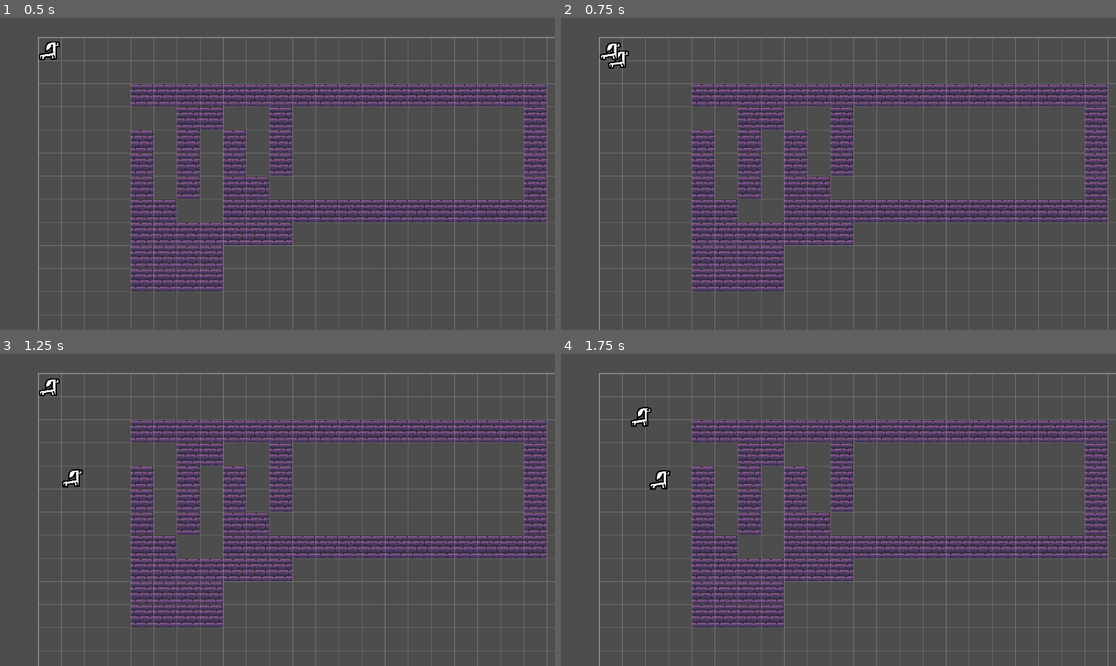
Above: before the commit, frames 1-4 (two rows, left to right).
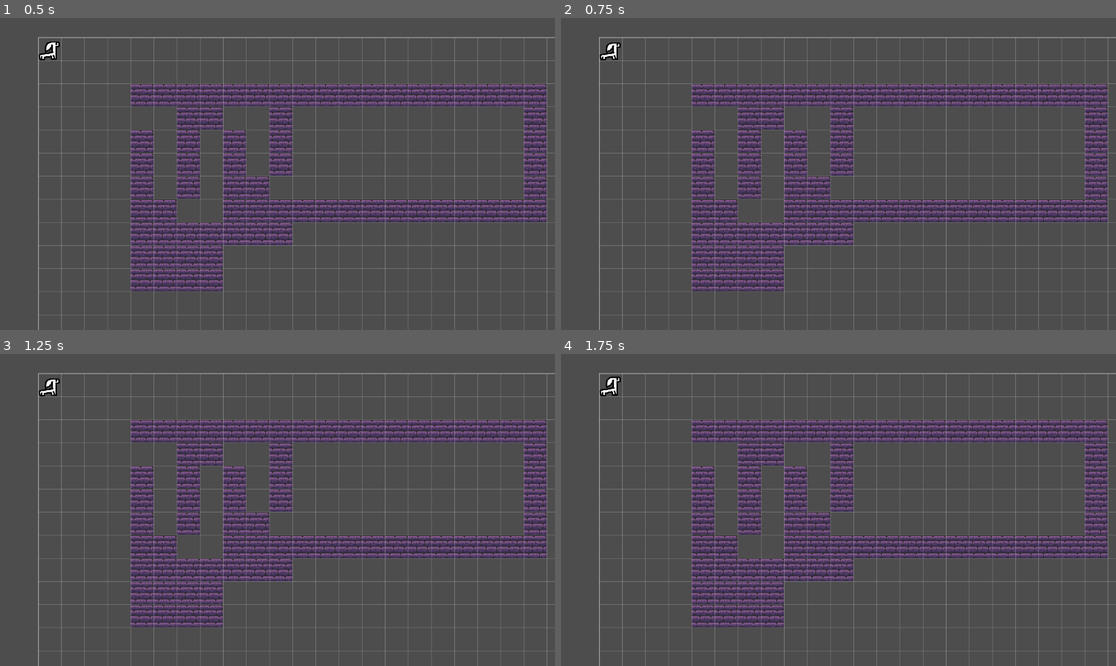
Above: after the commit, the same moments.

Repository: Blueflowerss/vpet-tempname
Game: Godot game, scene res://root.tscn
Two runs of this game, one before a commit and one after it. Both use one fixed random seed, a clock stepped at 60 frames per second and the inputs below.
Inputs (mouse positions are in pixels of both pictures, inside the frame that each line leads up to):
- Up to frame 1 (0.5 s): no input
- Up to frame 2 (0.75 s): move the mouse to (960, 158) at 0.52 s; press the mouse at (960, 158) at 0.53 s
- Up to frame 3 (1.25 s): no input
- Up to frame 4 (1.75 s): move the mouse to (727, 525) at 1.27 s; release the mouse at (727, 525) at 1.28 s; click (727, 525) at 1.35 s

Frame 1 is identical in both runs. In frame 2, 0.1% of the frame differs, in the area x 8-13%, y 10-17%; in frame 3, 0.1%; in frame 4, 0.4%, in the area x 6-20%, y 7-44%.

Commit message:
add rudimentary unit selection and ordering stuff

Diff:
--- a/critter.gd
+++ b/critter.gd
@@ -19,6 +19,8 @@
 signal facing_left;
 signal facing_right;
 signal position_changed;
+signal selected;
+signal unselected;
 
 func set_state(state: BaseState.ACT) -> void:
 	assert(assigned_states.has(state),"entity doesn't have state node: "+BaseState.ACT.keys()[state])
--- a/critter.tscn
+++ b/critter.tscn
@@ -1,12 +1,14 @@
-[gd_scene load_steps=12 format=3 uid="uid://do7gg7hroa4mi"]
+[gd_scene load_steps=14 format=3 uid="uid://do7gg7hroa4mi"]
 
 [ext_resource type="Script" uid="uid://cjl1bs5857s6j" path="res://critter.gd" id="1_ydhak"]
 [ext_resource type="Texture2D" uid="uid://h4nxmt7jh1j1" path="res://graphics/critter1-back.png" id="2_l11x4"]
 [ext_resource type="Texture2D" uid="uid://dcx3um5kqdui8" path="res://graphics/critter1.png" id="3_c2etd"]
 [ext_resource type="Script" uid="uid://cooxdgdg2oy4v" path="res://critter_animated_sprite_2d.gd" id="3_l11x4"]
 [ext_resource type="PackedScene" uid="uid://bfsskvswlqiyv" path="res://state_nodes/critter_think.tscn" id="5_lr5tc"]
+[ext_resource type="Script" uid="uid://c28eybcfw4ed" path="res://selection_circle.gd" id="6_6rewe"]
 [ext_resource type="PackedScene" uid="uid://cxq08o57jhypo" path="res://state_nodes/critter_wander.tscn" id="6_nvc7m"]
 [ext_resource type="PackedScene" uid="uid://ctapy88li8jb2" path="res://state_nodes/critter_move.tscn" id="7_6rewe"]
+[ext_resource type="Texture2D" uid="uid://ia8iqdk4rwev" path="res://graphics/circle.png" id="8_nvc7m"]
 
 [sub_resource type="SpriteFrames" id="SpriteFrames_ydhak"]
 animations = [{
@@ -72,6 +74,15 @@
 offset = Vector2(0, -32)
 script = ExtResource("3_l11x4")
 
+[node name="selection_circle" type="Sprite2D" parent="critter_AnimatedSprite2D"]
+visible = false
+modulate = Color(0.290196, 1, 1, 0.333333)
+show_behind_parent = true
+position = Vector2(0, -32)
+scale = Vector2(0.320507, 0.320507)
+texture = ExtResource("8_nvc7m")
+script = ExtResource("6_6rewe")
+
 [node name="AnimationPlayer" type="AnimationPlayer" parent="."]
 root_node = NodePath("../critter_AnimatedSprite2D")
 libraries = {
@@ -89,3 +100,5 @@
 [connection signal="facing_forward" from="." to="critter_AnimatedSprite2D" method="_on_critter_facing_forward"]
 [connection signal="facing_left" from="." to="critter_AnimatedSprite2D" method="_on_critter_facing_left"]
 [connection signal="facing_right" from="." to="critter_AnimatedSprite2D" method="_on_critter_facing_right"]
+[connection signal="selected" from="." to="critter_AnimatedSprite2D/selection_circle" method="_on_critter_selected"]
+[connection signal="unselected" from="." to="critter_AnimatedSprite2D/selection_circle" method="_on_critter_unselected"]
--- a/player_control.gd
+++ b/player_control.gd
@@ -7,16 +7,36 @@
 func _physics_process(delta: float) -> void:
 	pass
 func _input(event: InputEvent) -> void:
-		if event is InputEventMouseButton and event.button_index == MOUSE_BUTTON_LEFT:
-			if event.pressed:
-				selection_square[0] = get_global_mouse_position();
-				selection_square[1] = get_global_mouse_position();
-				$selection_rect.position = selection_square[0]
-			else:
-				$selection_rect.visible = false;
-				selected_units = current_terrarium.get_units_in_rect(floor(selection_square[0]/current_terrarium.grid_cell_size),floor(selection_square[1]/current_terrarium.grid_cell_size))
-				#reset the square
-				selection_square = [Vector2.ZERO,Vector2.ZERO];
+		if event is InputEventMouseButton:
+			match event.button_index:
+				MOUSE_BUTTON_LEFT:
+					if event.pressed:
+						selection_square[0] = get_global_mouse_position();
+						selection_square[1] = get_global_mouse_position();
+						$selection_rect.position = selection_square[0];
+						if !selected_units.is_empty():
+							for entity in selected_units:
+								entity.emit_signal("unselected");
+						selected_units = [];
+					else:
+						$selection_rect.visible = false;
+						selected_units = current_terrarium.get_units_in_rect(floor(selection_square[0]/current_terrarium.grid_cell_size),floor(selection_square[1]/current_terrarium.grid_cell_size))
+						#if clicked on square, select only one entity
+						if selection_square[0].distance_to(selection_square[1]) < current_terrarium.grid_cell_size.x and selected_units.front() != null:
+							selected_units = [selected_units.front()];
+						if !selected_units.is_empty():
+							for entity in selected_units:
+								entity.emit_signal("selected");
+						#reset the square
+						selection_square = [Vector2.ZERO,Vector2.ZERO];
+				MOUSE_BUTTON_RIGHT:
+						#order your critters like a puppet master
+							for entity in selected_units:
+								var id_path : Array[Vector2i] = entity.current_terrarium.pathfind_conditional(
+									entity.current_terrarium.tilemap.local_to_map(entity.global_position),
+									entity.current_terrarium.tilemap.local_to_map(entity.get_global_mouse_position()),entity.impassable_group_list).slice(1)
+								entity.path_array = id_path;
+								entity.set_state(BaseState.ACT.MOVE);
 		if event is InputEventMouseMotion:
 			if Input.is_mouse_button_pressed(MOUSE_BUTTON_LEFT):
 				$selection_rect.visible = true;
--- /dev/null
+++ b/selection_circle.gd
@@ -0,0 +1,9 @@
+extends Sprite2D
+
+
+func _on_critter_selected() -> void:
+	visible = true;
+
+
+func _on_critter_unselected() -> void:
+	visible = false;
--- a/states/critter_states/critter_state.gd
+++ b/states/critter_states/critter_state.gd
@@ -5,10 +5,4 @@
 func _process(delta: float) -> void:
 	pass
 func _input(event: InputEvent) -> void:
-	#order your critters like a puppet master
-	if event.is_action_pressed("move"):
-		var id_path : Array[Vector2i] = entity.current_terrarium.pathfind_conditional(
-			entity.current_terrarium.tilemap.local_to_map(entity.global_position),
-			entity.current_terrarium.tilemap.local_to_map(entity.get_global_mouse_position()),entity.impassable_group_list).slice(1)
-		entity.path_array = id_path;
-		entity.set_state(ACT.MOVE);
+	pass
Binary file added: graphics/circle.png
Not shown, added: graphics/circle.png.import
Not shown, added: selection_circle.gd.uid
